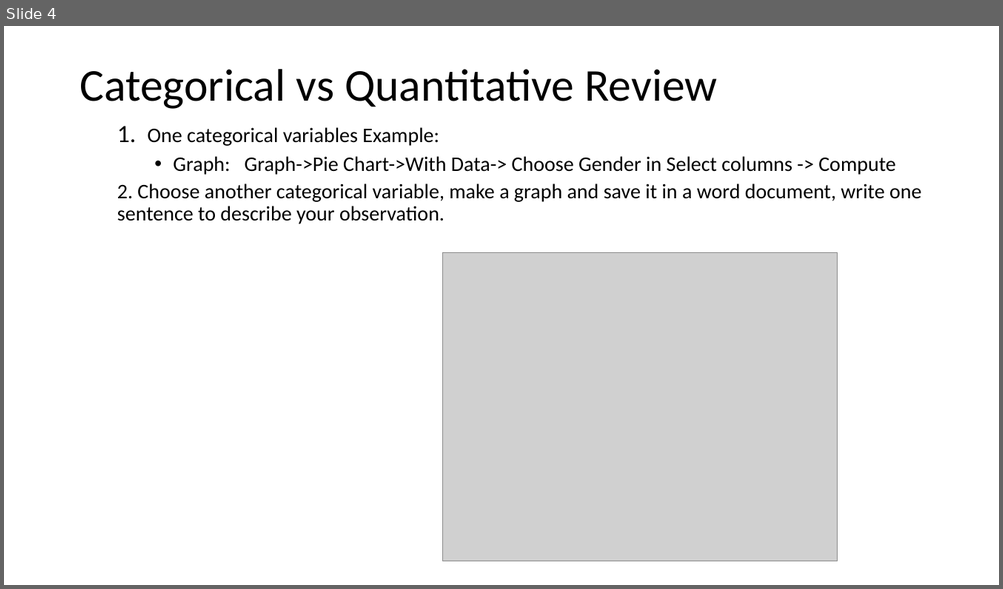
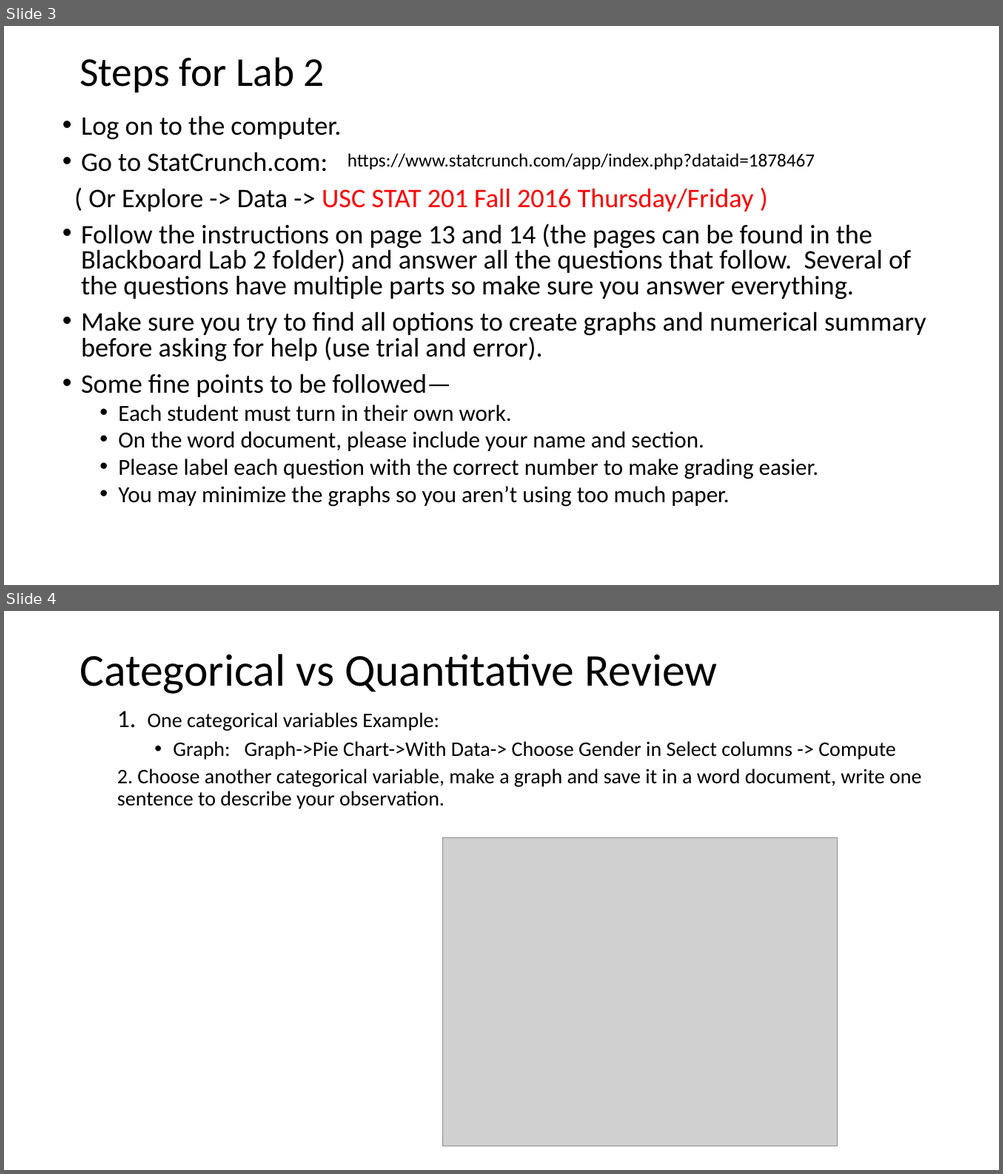
Before and after one commit to Shanlearning/Stat201-Fall, a slide deck: Lab2/Lab 2.pptx. Shown one above the other, each under a label of ours: slide 4 before the commit, slides 3 and 4 after it. The pictures are 1003x589 and 1003x1174 pixels, drawn with LibreOffice and Linux fonts; fonts in the diff are those of the drawing; grey boxes stand for pictures. Boxes give left, top, right and bottom in pixels: in the first picture for what was removed or moved away, otherwise in the second. Text is boxed around its words. In the diff, an @@ line names an element or a change of style, - is before the commit and + after.

```diff
--- a/Lab2/Lab 2.pptx
+++ b/Lab2/Lab 2.pptx
@@ slide 3 added at (4,26,999,585), background #CCE8CF @@
@@ title added at (79,57,324,93), 39.6 pt, text #000000 @@
+Steps for Lab 2
@@ text added at (81,116,926,507), 25.9 pt, text #000000 @@
+• Log on to the computer.
+• Go to StatCrunch.com:
+( Or Explore -> Data -> USC STAT 201 Fall 2016 Thursday/Friday )
+• Follow the instructions on page 13 and 14 (the pages can be found in the Blackboard Lab 2 folder) and answer all the questions that follow. Several of the questions have multiple parts so make sure you answer everything.
+• Make sure you try to find all options to create graphs and numerical summary before asking for help (use trial and error).
+• Some fine points to be followed—
+  • Each student must turn in their own work.
+  • On the word document, please include your name and section.
+  • Please label each question with the correct number to make grading easier.
+  • You may minimize the graphs so you aren’t using too much paper.
@@ text added at (347,153,814,170), 18 pt, text #000000 @@
+https://www.statcrunch.com/app/index.php?dataid=1878467
```
Also in this commit, not shown: 2 other slides added, 4 slides removed, 2 other files.
